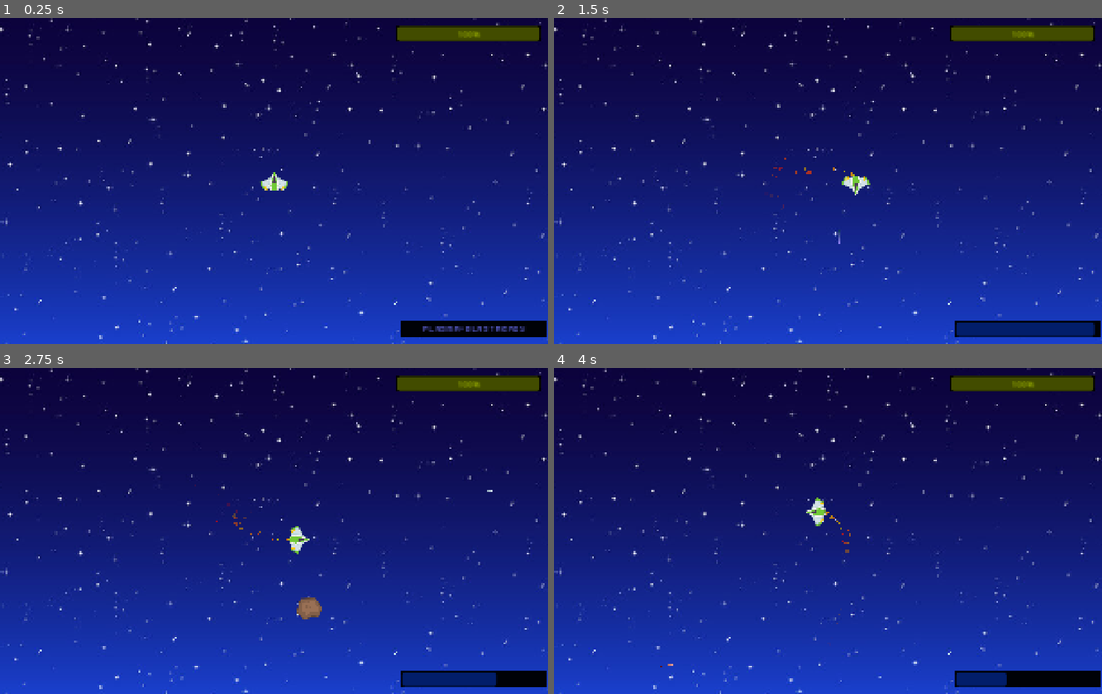
Above: before the commit, frames 1-4 (two rows, left to right).
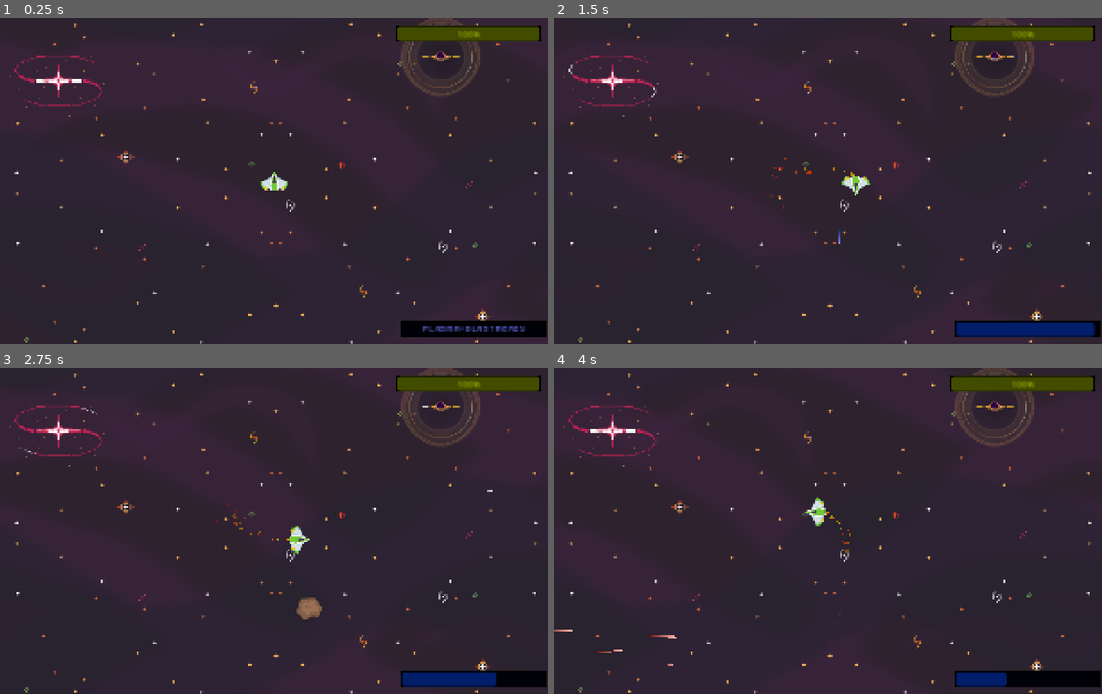
Above: after the commit, the same moments.

Repository: HusMusen16/Gymnasie_Arbete
Game: Godot game, scene res://Scenes/level.tscn
Same seed, same stepped clock (60 frames per second), same inputs: the game is played once before the commit and once after it.
Inputs:
- Up to frame 1 (0.25 s): no input
- Up to frame 2 (1.5 s): hold D (right) 0.53-1.28 s; tap Space (shoot_laser) at 0.6 s; hold S (down) from 1.28 s (still down); tap Shift (shoot_plasma) at 1.35 s
- Up to frame 3 (2.75 s): release S (down) at 2.03 s; hold D (right) from 2.03 s (still down); tap Space (shoot_laser) at 2.1 s
- Up to frame 4 (4 s): release D (right) at 2.78 s; hold W (up) 2.78-3.53 s; tap Shift (shoot_plasma) at 2.85 s; hold A (left) from 3.53 s (still down); tap Space (shoot_laser) at 3.6 s

The runs differ from the first frame. In frame 1, 97% of the frame differs, in the area x 0-100%, y 0-100%; in frame 2, 97%; in frame 3, 97%; in frame 4, 97%.

Commit message:
fixat mothership

Diff:
--- /dev/null
+++ b/Scenes/gun.tscn
@@ -0,0 +1,22 @@
+[gd_scene load_steps=3 format=3 uid="uid://br7moiw78kg5o"]
+
+[ext_resource type="Texture2D" uid="uid://db3rjkvn87jni" path="res://assets/PNG/Parts/gun09.png" id="1_nxj5y"]
+[ext_resource type="Script" uid="uid://dvdfmk7pgwx3c" path="res://Scripts/gun.gd" id="1_oqrbh"]
+
+[node name="Gun" type="Node2D"]
+scale = Vector2(0.6, 0.7)
+script = ExtResource("1_oqrbh")
+
+[node name="Sprite2D" type="Sprite2D" parent="."]
+position = Vector2(0, 17)
+texture = ExtResource("1_nxj5y")
+
+[node name="Laser_Source" type="Marker2D" parent="."]
+position = Vector2(3.33333, 38.5714)
+
+[node name="Shoot_Timer" type="Timer" parent="."]
+autostart = true
+
+[node name="Lasers" type="Node" parent="."]
+
+[connection signal="timeout" from="Shoot_Timer" to="." method="_on_shoot_timer_timeout"]
--- a/Scenes/level.tscn
+++ b/Scenes/level.tscn
@@ -1,26 +1,128 @@
-[gd_scene load_steps=7 format=3 uid="uid://hl285pd01d74"]
+[gd_scene load_steps=15 format=3 uid="uid://hl285pd01d74"]
 
 [ext_resource type="Script" uid="uid://c58l75rk0t5by" path="res://Scripts/level.gd" id="1_tumq0"]
-[ext_resource type="Texture2D" uid="uid://dgt74g26115jg" path="res://assets/Backgrounds/360_F_390229338_frGUxS6LBVQjxGJD7FYaSlsnfqGQgnyB.jpg" id="2_6phgx"]
+[ext_resource type="Texture2D" uid="uid://dsxkk6qsvn0hw" path="res://assets/Foozle_2DS0015_Void_EnvironmentPack/Backgrounds/PNGs/Condesed/Starry background  - Layer 01 - Void.png" id="2_wqkje"]
+[ext_resource type="Texture2D" uid="uid://bnrdlcbpmoueu" path="res://assets/Foozle_2DS0015_Void_EnvironmentPack/Backgrounds/PNGs/Condesed/Starry background  - Layer 02 - Stars.png" id="3_0f350"]
 [ext_resource type="PackedScene" uid="uid://drqkl0c1bf0f8" path="res://Scenes/player.tscn" id="3_6phgx"]
 [ext_resource type="FontFile" uid="uid://cxd5mqvh2vjyw" path="res://assets/Bonus/kenvector_future_thin.ttf" id="3_81xng"]
 
+[sub_resource type="Animation" id="Animation_wqkje"]
+resource_name = "Purple"
+length = 1.382
+loop_mode = 1
+tracks/0/type = "value"
+tracks/0/imported = false
+tracks/0/enabled = true
+tracks/0/path = NodePath("BG_Purple:frame")
+tracks/0/interp = 1
+tracks/0/loop_wrap = true
+tracks/0/keys = {
+"times": PackedFloat32Array(0, 0.15, 0.3, 0.45, 0.6, 0.75, 0.9, 1.05, 1.2, 1.35),
+"transitions": PackedFloat32Array(1, 1, 1, 1, 1, 1, 1, 1, 1, 1),
+"update": 1,
+"values": [0, 1, 2, 3, 4, 5, 6, 7, 8, 9]
+}
+
+[sub_resource type="Animation" id="Animation_0f350"]
+length = 0.001
+tracks/0/type = "value"
+tracks/0/imported = false
+tracks/0/enabled = true
+tracks/0/path = NodePath("BG_Purple:frame")
+tracks/0/interp = 1
+tracks/0/loop_wrap = true
+tracks/0/keys = {
+"times": PackedFloat32Array(0),
+"transitions": PackedFloat32Array(1),
+"update": 1,
+"values": [0]
+}
+tracks/1/type = "value"
+tracks/1/imported = false
+tracks/1/enabled = true
+tracks/1/path = NodePath("BG_Stars:frame")
+tracks/1/interp = 1
+tracks/1/loop_wrap = true
+tracks/1/keys = {
+"times": PackedFloat32Array(0),
+"transitions": PackedFloat32Array(1),
+"update": 1,
+"values": [0]
+}
+
+[sub_resource type="AnimationLibrary" id="AnimationLibrary_0f350"]
+_data = {
+&"Purple": SubResource("Animation_wqkje"),
+&"RESET": SubResource("Animation_0f350")
+}
+
+[sub_resource type="Animation" id="Animation_8c0lf"]
+resource_name = "Stars"
+length = 0.933
+loop_mode = 1
+tracks/0/type = "value"
+tracks/0/imported = false
+tracks/0/enabled = true
+tracks/0/path = NodePath("BG_Stars:frame")
+tracks/0/interp = 1
+tracks/0/loop_wrap = true
+tracks/0/keys = {
+"times": PackedFloat32Array(0, 0.1, 0.2, 0.3, 0.4, 0.5, 0.6, 0.7, 0.8, 0.9),
+"transitions": PackedFloat32Array(1, 1, 1, 1, 1, 1, 1, 1, 1, 1),
+"update": 1,
+"values": [0, 1, 2, 3, 4, 5, 6, 7, 8, 0]
+}
+
+[sub_resource type="Animation" id="Animation_754fn"]
+length = 0.001
+tracks/0/type = "value"
+tracks/0/imported = false
+tracks/0/enabled = true
+tracks/0/path = NodePath("BG_Stars:frame")
+tracks/0/interp = 1
+tracks/0/loop_wrap = true
+tracks/0/keys = {
+"times": PackedFloat32Array(0),
+"transitions": PackedFloat32Array(1),
+"update": 1,
+"values": [0]
+}
+
+[sub_resource type="AnimationLibrary" id="AnimationLibrary_bvt00"]
+_data = {
+&"RESET": SubResource("Animation_754fn"),
+&"Stars": SubResource("Animation_8c0lf")
+}
+
 [sub_resource type="RectangleShape2D" id="RectangleShape2D_6phgx"]
 size = Vector2(5703, 158)
 
 [sub_resource type="RectangleShape2D" id="RectangleShape2D_81xng"]
 size = Vector2(406, 3144)
 
+[sub_resource type="Curve2D" id="Curve2D_81xng"]
+_data = {
+"points": PackedVector2Array(0, 0, 0, 0, 167, 140, 0, 0, 0, 0, 167, 2556, 0, 0, 0, 0, 4377, 2556, 0, 0, 0, 0, 4377, 140, 0, 0, 0, 0, 167, 140)
+}
+point_count = 5
+
 [node name="Level" type="Node2D"]
 script = ExtResource("1_tumq0")
 
 [node name="BG" type="CanvasLayer" parent="."]
 layer = -1
 
-[node name="Sprite2D" type="Sprite2D" parent="BG"]
+[node name="BG_Purple" type="Sprite2D" parent="BG"]
+position = Vector2(1057, 633)
+scale = Vector2(3.7, 3.5)
+texture = ExtResource("2_wqkje")
+hframes = 10
+
+[node name="BG_Stars" type="Sprite2D" parent="BG"]
 position = Vector2(1057, 633)
 scale = Vector2(3.8, 3.8)
-texture = ExtResource("2_6phgx")
+texture = ExtResource("3_0f350")
+hframes = 9
 
 [node name="ColorRect" type="ColorRect" parent="BG"]
 self_modulate = Color(0, 0, 0, 1)
@@ -53,6 +155,7 @@
 
 [node name="Label" type="Label" parent="BG/ColorRect2"]
 visible = false
+layout_mode = 0
 offset_left = 44.0
 offset_top = 3.5
 offset_right = 241.0
@@ -63,12 +166,25 @@
 
 [node name="plasma_countdown" type="ProgressBar" parent="BG/ColorRect2"]
 modulate = Color(0.0173024, 0.285851, 1, 1)
+layout_mode = 0
 offset_left = 3.5
 offset_top = 2.0
 offset_right = 276.5
 offset_bottom = 29.0
 show_percentage = false
 
+[node name="BG_purple_anim" type="AnimationPlayer" parent="BG"]
+libraries = {
+&"": SubResource("AnimationLibrary_0f350")
+}
+autoplay = "Purple"
+
+[node name="BG_stars_anim" type="AnimationPlayer" parent="BG"]
+libraries = {
+&"": SubResource("AnimationLibrary_bvt00")
+}
+autoplay = "Stars"
+
 [node name="Plasmas" type="Node" parent="."]
 
 [node name="Lasers" type="Node" parent="."]
@@ -96,6 +212,10 @@
 
 [node name="Damage_Timer" type="Timer" parent="."]
 wait_time = 0.5
+
+[node name="Mother_Timer" type="Timer" parent="."]
+one_shot = true
+autostart = true
 
 [node name="Barriers" type="StaticBody2D" parent="."]
 collision_layer = 8
@@ -150,6 +270,16 @@
 offset_bottom = 3743.0
 color = Color(1, 0, 0, 0.172549)
 metadata/_edit_use_anchors_ = true
+
+[node name="MotherPath" type="Path2D" parent="."]
+curve = SubResource("Curve2D_81xng")
+
+[node name="PathFollower" type="PathFollow2D" parent="MotherPath"]
+position = Vector2(167, 140)
+rotation = 1.5708
+
+[node name="MotherShips" type="Node2D" parent="MotherPath/PathFollower"]
+rotation = 4.71239
 
 [connection signal="laser" from="Player" to="." method="_on_player_laser"]
 [connection signal="plasma_countdown" from="Player" to="." method="_on_player_plasma_countdown"]
@@ -157,3 +287,4 @@
 [connection signal="timeout" from="Meteor_Timer" to="." method="_on_meteor_timer_timeout"]
 [connection signal="timeout" from="Enemy_Timer" to="." method="_on_enemy_timer_timeout"]
 [connection signal="timeout" from="Damage_Timer" to="." method="_on_damage_timer_timeout"]
+[connection signal="timeout" from="Mother_Timer" to="." method="_on_mother_timer_timeout"]
--- a/Scenes/main_menu.tscn
+++ b/Scenes/main_menu.tscn
@@ -1,3 +1,8 @@
-[gd_scene format=3 uid="uid://dk18b3myes2o1"]
+[gd_scene load_steps=2 format=3 uid="uid://dk18b3myes2o1"]
+
+[ext_resource type="Texture2D" uid="uid://dsxkk6qsvn0hw" path="res://assets/Foozle_2DS0015_Void_EnvironmentPack/Backgrounds/PNGs/Condesed/Starry background  - Layer 01 - Void.png" id="1_28flt"]
 
 [node name="Main Menu" type="Node2D"]
+
+[node name="Sprite2D" type="Sprite2D" parent="."]
+texture = ExtResource("1_28flt")
--- a/Scenes/meteor.tscn
+++ b/Scenes/meteor.tscn
@@ -9,6 +9,21 @@
 
 [sub_resource type="CircleShape2D" id="CircleShape2D_bgiwl"]
 radius = 56.2228
+
+[sub_resource type="Animation" id="Animation_mekeu"]
+length = 0.001
+tracks/0/type = "value"
+tracks/0/imported = false
+tracks/0/enabled = true
+tracks/0/path = NodePath("Explosion_Pic:frame")
+tracks/0/interp = 1
+tracks/0/loop_wrap = true
+tracks/0/keys = {
+"times": PackedFloat32Array(0),
+"transitions": PackedFloat32Array(1),
+"update": 1,
+"values": [0]
+}
 
 [sub_resource type="Animation" id="Animation_aq33g"]
 resource_name = "exploding"
@@ -23,21 +38,6 @@
 "transitions": PackedFloat32Array(1, 1, 1, 1, 1, 1, 1, 1),
 "update": 1,
 "values": [0, 1, 2, 3, 4, 5, 6, 7]
-}
-
-[sub_resource type="Animation" id="Animation_mekeu"]
-length = 0.001
-tracks/0/type = "value"
-tracks/0/imported = false
-tracks/0/enabled = true
-tracks/0/path = NodePath("Explosion_Pic:frame")
-tracks/0/interp = 1
-tracks/0/loop_wrap = true
-tracks/0/keys = {
-"times": PackedFloat32Array(0),
-"transitions": PackedFloat32Array(1),
-"update": 1,
-"values": [0]
 }
 
 [sub_resource type="AnimationLibrary" id="AnimationLibrary_d1487"]
--- /dev/null
+++ b/Scenes/mother_ship.tscn
@@ -0,0 +1,160 @@
+[gd_scene load_steps=10 format=3 uid="uid://21xssbqflbvy"]
+
+[ext_resource type="Script" uid="uid://n80k6s14hbrc" path="res://Scripts/mother_ship.gd" id="1_01so7"]
+[ext_resource type="Texture2D" uid="uid://ddkyra7nmvt2o" path="res://assets/PNG/Parts/cockpitRed_6.png" id="1_4gswj"]
+[ext_resource type="Texture2D" uid="uid://br4i34drvu6oe" path="res://assets/PNG/Parts/wingRed_0.png" id="1_itvag"]
+[ext_resource type="Texture2D" uid="uid://d3qc8ts14yve2" path="res://assets/PNG/Parts/cockpitRed_1.png" id="2_itvag"]
+[ext_resource type="Texture2D" uid="uid://bpvmkh02yvoqb" path="res://assets/PNG/Parts/engine2.png" id="4_deku5"]
+[ext_resource type="Texture2D" uid="uid://cnfrm80xjo3wp" path="res://assets/PNG/Parts/wingRed_6.png" id="4_itqi5"]
+[ext_resource type="Texture2D" uid="uid://b4vdcg2tawstj" path="res://assets/PNG/Parts/beamLong1.png" id="6_utb55"]
+[ext_resource type="Texture2D" uid="uid://braampgyjejg1" path="res://assets/PNG/Parts/turretBase_big.png" id="7_utb55"]
+[ext_resource type="PackedScene" uid="uid://br7moiw78kg5o" path="res://Scenes/gun.tscn" id="8_01so7"]
+
+[node name="MotherShip" type="CharacterBody2D"]
+scale = Vector2(2, 2)
+script = ExtResource("1_01so7")
+
+[node name="Parts" type="Node2D" parent="."]
+
+[node name="LWing" type="Sprite2D" parent="Parts"]
+position = Vector2(-33, 4)
+rotation = -0.436332
+scale = Vector2(0.75, 0.75)
+texture = ExtResource("1_itvag")
+
+[node name="RWing" type="Sprite2D" parent="Parts"]
+position = Vector2(33, 4)
+rotation = 0.436332
+scale = Vector2(0.75, 0.75)
+texture = ExtResource("1_itvag")
+flip_h = true
+
+[node name="MainBodyRed" type="ColorRect" parent="Parts"]
+offset_left = -40.0
+offset_top = -173.0
+offset_right = 40.0
+offset_bottom = -13.0
+color = Color(0.67451, 0.223529, 0.223529, 1)
+
+[node name="LOutlineRed" type="ColorRect" parent="Parts"]
+offset_left = -40.0
+offset_top = -173.0
+offset_right = -38.0
+offset_bottom = -33.0
+color = Color(0.521569, 0.168627, 0.160784, 1)
+
+[node name="ROutlineRed" type="ColorRect" parent="Parts"]
+offset_left = 40.0
+offset_top = -173.0
+offset_right = 42.0
+offset_bottom = -33.0
+color = Color(0.521569, 0.168627, 0.160784, 1)
+
+[node name="ROutlineRed2" type="ColorRect" parent="Parts"]
+offset_left = -40.0
+offset_top = -173.0
+offset_right = 40.0
+offset_bottom = -171.0
+color = Color(0.521569, 0.168627, 0.160784, 1)
+
+[node name="RBridge" type="Sprite2D" parent="Parts"]
+position = Vector2(37, -20)
+rotation = -1.5708
+texture = ExtResource("2_itvag")
+
+[node name="LBridge" type="Sprite2D" parent="Parts"]
+position = Vector2(-37, -20)
+rotation = 1.5708
+texture = ExtResource("2_itvag")
+
+[node name="MainBridge" type="Sprite2D" parent="Parts"]
+texture = ExtResource("1_4gswj")
+
+[node name="RBottomThruster" type="Sprite2D" parent="Parts"]
+position = Vector2(20, -185)
+scale = Vector2(0.9, 0.9)
+texture = ExtResource("4_deku5")
+
+[node name="LBottomThruster" type="Sprite2D" parent="Parts"]
+position = Vector2(-20, -185)
+scale = Vector2(0.9, 0.9)
+texture = ExtResource("4_deku5")
+
+[node name="TopThruster" type="Sprite2D" parent="Parts"]
+position = Vector2(0, -165)
+texture = ExtResource("4_deku5")
+
+[node name="MainBodyWhite" type="ColorRect" parent="Parts"]
+offset_left = -20.0
+offset_top = -155.0
+offset_right = 20.0
+offset_bottom = -10.0
+color = Color(0.933333, 0.933333, 0.933333, 1)
+
+[node name="LBWing" type="Sprite2D" parent="Parts"]
+position = Vector2(-43, -150)
+rotation = -0.349066
+texture = ExtResource("4_itqi5")
+
+[node name="RBWing" type="Sprite2D" parent="Parts"]
+position = Vector2(43, -150)
+rotation = 0.349066
+texture = ExtResource("4_itqi5")
+flip_h = true
+
+[node name="LPipe" type="Sprite2D" parent="Parts"]
+position = Vector2(-26, -73)
+texture = ExtResource("6_utb55")
+
+[node name="RPipe" type="Sprite2D" parent="Parts"]
+position = Vector2(26, -73)
+texture = ExtResource("6_utb55")
+flip_h = true
+
+[node name="LPipe2" type="Sprite2D" parent="Parts"]
+position = Vector2(-14, -129)
+scale = Vector2(1.05, 1.05)
+texture = ExtResource("6_utb55")
+flip_h = true
+flip_v = true
+
+[node name="RPipe2" type="Sprite2D" parent="Parts"]
+position = Vector2(14, -129)
+scale = Vector2(1.05, 1.05)
+texture = ExtResource("6_utb55")
+flip_v = true
+
+[node name="TurretBase1" type="Sprite2D" parent="Parts"]
+position = Vector2(0, -134)
+scale = Vector2(0.6, 0.6)
+texture = ExtResource("7_utb55")
+
+[node name="TurretBase2" type="Sprite2D" parent="Parts"]
+position = Vector2(0, -82)
+scale = Vector2(0.6, 0.6)
+texture = ExtResource("7_utb55")
+
+[node name="TurretBase3" type="Sprite2D" parent="Parts"]
+position = Vector2(0, -30)
+scale = Vector2(0.6, 0.6)
+texture = ExtResource("7_utb55")
+
+[node name="CollisionPolygon2D" type="CollisionPolygon2D" parent="."]
+visible = false
+polygon = PackedVector2Array(-57, -8, -29, 36, 29, 36, 57, -7, 57, -32, 42, -40, 42, -110, 69, -142, 69, -176, 47, -198, -47, -198, -69, -176, -68, -142, -41, -110, -40, -41, -57, -32)
+
+[node name="Guns" type="Node2D" parent="."]
+
+[node name="Gun" parent="Guns" instance=ExtResource("8_01so7")]
+position = Vector2(0, -134)
+
+[node name="Gun2" parent="Guns" instance=ExtResource("8_01so7")]
+position = Vector2(0, -82)
+
+[node name="Gun3" parent="Guns" instance=ExtResource("8_01so7")]
+position = Vector2(0, -30)
+
+[node name="Player_Data_Timer" type="Timer" parent="."]
+autostart = true
+
+[connection signal="timeout" from="Player_Data_Timer" to="." method="_on_player_data_timer_timeout"]
--- a/Scripts/enemy_1.gd
+++ b/Scripts/enemy_1.gd
@@ -93,7 +93,7 @@
 ####################### STATES ISH ###############################
 func _CHASING(dir):
 	_movement(dir)
-	shoot_timer.wait_time = 3
+	shoot_timer.wait_time = 5
 
 func _ENGAGING(dir):
 	velocity = dir * SPEED * 0.1
--- a/Scripts/enemy_laser.gd
+++ b/Scripts/enemy_laser.gd
@@ -1,9 +1,10 @@
 extends Line2D
 class_name ENEMY_LASER
 
-const SPEED = 1500
+var SPEED = 1500
 
 var dir = Vector2(0, 0)
+var type = ENEMY
 
 @onready var ray_cast: RayCast2D = $RayCast2D
 
@@ -19,8 +20,10 @@
 		var collider = ray_cast.get_collider()
 		if collider is METEOR:
 			collider.damage()
+			queue_free()
 		if collider is PLAYER:
-			collider.damage(ENEMY)
+			collider.damage(type)
+			queue_free()
 
 
 func _physics_process(delta: float) -> void:
--- /dev/null
+++ b/Scripts/gun.gd
@@ -0,0 +1,34 @@
+extends Node2D
+class_name GUN
+
+var laser_scene: PackedScene = load("res://Scenes/enemy_laser.tscn")
+
+@onready var lasers: Node = $Lasers
+@onready var laser_source: Marker2D = $Laser_Source
+@onready var shoot_timer: Timer = $Shoot_Timer
+
+var dead: bool = false
+var player = null
+var fire_rates = [0.6,0.8,1,1.2,1.4]
+var rotation_adjustment = null
+
+
+func _ready() -> void:
+	var random_fire_rate = fire_rates.pick_random()
+	shoot_timer.wait_time = random_fire_rate
+
+func _physics_process(delta: float) -> void:
+	if player:
+		var rotation_adjustment_in_radians = deg_to_rad(rotation_adjustment.rotation_degrees)
+		var dir = global_position.direction_to(player.global_position)
+		rotation = dir.angle() - rotation_adjustment_in_radians
+
+func _on_shoot_timer_timeout() -> void:
+	if player and not dead:
+		var laser = laser_scene.instantiate()
+		lasers.add_child(laser)
+		laser.type = MOTHERSHIP
+		laser.SPEED = 1000
+		laser.scale = Vector2(2,2)
+		laser.global_position = laser_source.global_position
+		laser.dir = global_position.direction_to(player.global_position)
--- a/Scripts/level.gd
+++ b/Scripts/level.gd
@@ -5,19 +5,30 @@
 var meteor_scene: PackedScene = load("res://Scenes/meteor.tscn")
 var enemy_scene: PackedScene = load("res://Scenes/enemy_1.tscn")
 var plasma_scene: PackedScene = load("res://Scenes/plasma_blast.tscn")
-
+var mother_ship_scene: PackedScene = load("res://Scenes/mother_ship.tscn")
 
 @onready var player: PLAYER = $Player
 @onready var lasers: Node = $Lasers
+
+@onready var plasmas: Node = $Plasmas
+@onready var plasma_countdown_bar: ProgressBar = $BG/ColorRect2/plasma_countdown
+@onready var plasma_label: Label = $BG/ColorRect2/Label
+
 @onready var meteors: Node = $Meteors
+@onready var meteor_timer: Timer = $Meteor_Timer
+
 @onready var enemies: Node = $Enemies
-@onready var plasmas: Node = $Plasmas
-@onready var meteor_timer: Timer = $Meteor_Timer
 @onready var enemy_timer: Timer = $Enemy_Timer
+@onready var motherships: Node = $MotherPath/PathFollower/MotherShips
+@onready var mother_timer: Timer = $Mother_Timer
+
 @onready var health_bar: ProgressBar = $BG/ColorRect/HealthBar
 @onready var damage_timer: Timer = $Damage_Timer
-@onready var plasma_countdown_bar: ProgressBar = $BG/ColorRect2/plasma_countdown
-@onready var plasma_label: Label = $BG/ColorRect2/Label
+
+@onready var collision_bottom: CollisionShape2D = $Barriers/CollisionShape2D4
+@onready var path_follower: PathFollow2D = $MotherPath/PathFollower
+
+
 
 
 var health = 100
@@ -29,6 +40,20 @@
 	var enemy = enemy_scene.instantiate()
 	enemies.add_child(enemy)
 	enemy.player = player
+
+func _spawn_mother_ship():
+	var mother_ship = mother_ship_scene.instantiate()
+	motherships.add_child(mother_ship)
+	mother_ship.Player = player
+	mother_ship.rotation_comparison = path_follower
+	#mother_ship.global_position.x = 167
+	#mother_ship.global_position.y = 125
+
+
+func _physics_process(delta: float) -> void:
+	path_follower.progress_ratio += 0.0005
+	motherships.global_position = path_follower.global_position
+
 
 
 ###################### TIMERS ############################
@@ -44,6 +69,9 @@
 func _on_damage_timer_timeout() -> void:
 	safe = false
 
+
+func _on_mother_timer_timeout() -> void:
+	_spawn_mother_ship()
 
 ###################### SIGNALS ###########################
 func _on_player_laser(type: Variant, pos: Variant, dir: Variant) -> void:
@@ -73,6 +101,8 @@
 			health -= 5
 		elif type == METEOR:
 			health -= 10
+		elif type == MOTHERSHIP:
+			health -= 10
 		health_bar.value = health
 		safe = true
 		damage_timer.start(-1)
--- /dev/null
+++ b/Scripts/mother_ship.gd
@@ -0,0 +1,33 @@
+extends CharacterBody2D
+class_name  MOTHERSHIP
+
+var Player = null
+var player_checked = false
+var number = 0
+var rotation_comparison = null
+var rotation_checked: bool = false
+
+@onready var gun1 = $Guns/Gun
+@onready var gun2 = $Guns/Gun2
+@onready var gun3 = $Guns/Gun3
+@onready var player_data_timer: Timer = $Player_Data_Timer
+
+
+
+
+func _physics_process(delta: float) -> void:
+	if rotation_comparison != null and not rotation_checked:
+		gun1.rotation_adjustment = rotation_comparison
+		gun2.rotation_adjustment = rotation_comparison
+		gun3.rotation_adjustment = rotation_comparison
+		rotation_checked = true
+
+
+
+func _on_player_data_timer_timeout() -> void:
+	if Player != null:
+		gun1.player = Player
+		gun2.player = Player
+		gun3.player = Player
+		player_checked = true
+		player_data_timer.stop()
Not shown, added: Scripts/gun.gd.uid
Not shown, added: Scripts/mother_ship.gd.uid
Binary file added: assets/Foozle_2DS0015_Void_EnvironmentPack/Asteroids/Aseprite/Asteroid 01 - Base.aseprite
Binary file added: assets/Foozle_2DS0015_Void_EnvironmentPack/Asteroids/Aseprite/Asteroid 01 - Explode.aseprite
Binary file added: assets/Foozle_2DS0015_Void_EnvironmentPack/Asteroids/PNGs/Asteroid 01 - Base.png
Not shown, added: assets/Foozle_2DS0015_Void_EnvironmentPack/Asteroids/PNGs/Asteroid 01 - Base.png.import
Binary file added: assets/Foozle_2DS0015_Void_EnvironmentPack/Asteroids/PNGs/Asteroid 01 - Explode.png
Not shown, added: assets/Foozle_2DS0015_Void_EnvironmentPack/Asteroids/PNGs/Asteroid 01 - Explode.png.import
Binary file added: assets/Foozle_2DS0015_Void_EnvironmentPack/Backgrounds/Aseprite/Starry background.aseprite
Binary file added: assets/Foozle_2DS0015_Void_EnvironmentPack/Backgrounds/PNGs/Condesed/Starry background - Layer 01 - Void.png
Not shown, added: assets/Foozle_2DS0015_Void_EnvironmentPack/Backgrounds/PNGs/Condesed/Starry background - Layer 01 - Void.png.import
Binary file added: assets/Foozle_2DS0015_Void_EnvironmentPack/Backgrounds/PNGs/Condesed/Starry background - Layer 02 - Stars.png
(and 34 more such lines)
